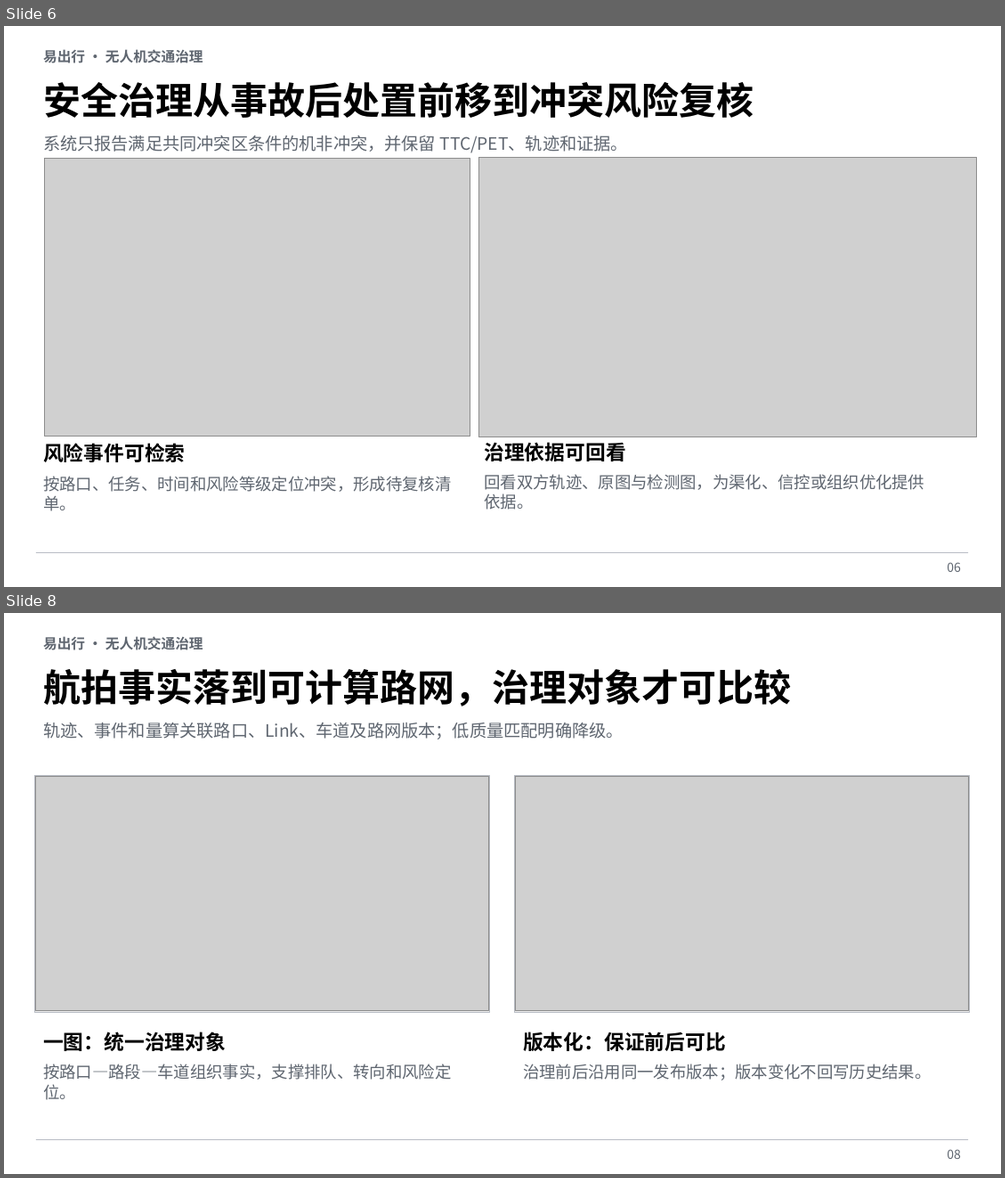
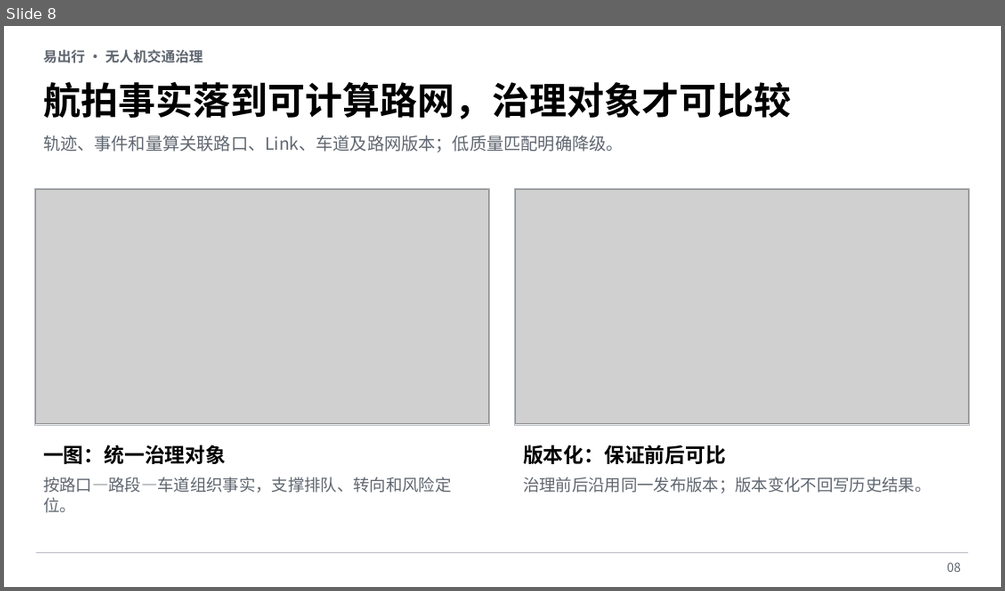
Before and after one commit to fjwangzy/TrafficAnalyzer, a slide deck: docs/generated/易出行无人机交通治理业务成效与试点汇报.pptx. Shown one above the other, each under a label of ours: slides 6 and 8 before the commit, slide 8 after it; the slides between them are not shown. The pictures are 1005x1178 and 1005x591 pixels, drawn with LibreOffice and Linux fonts; fonts in the diff are those of the drawing; grey boxes stand for pictures; background and template pictures are left out. Boxes give left, top, right and bottom in pixels: in the first picture for what was removed or moved away, otherwise in the second. Text is boxed around its words. In the diff, an @@ line names an element or a change of style, - is before the commit and + after.

```diff
--- a/docs/generated/易出行无人机交通治理业务成效与试点汇报.pptx
+++ b/docs/generated/易出行无人机交通治理业务成效与试点汇报.pptx
@@ slide 6 removed at box(4, 26, 1001, 587), background #FFFFFF @@
@@ text removed at box(43, 49, 203, 63) @@
-易出行 · 无人机交通治理
@@ text removed at box(43, 82, 753, 118) @@
-安全治理从事故后处置前移到冲突风险复核
@@ text removed at box(43, 135, 628, 153) @@
-系统只报告满足共同冲突区条件的机非冲突，并保留 TTC/PET、轨迹和证据。
@@ picture removed at box(44, 159, 469, 435) @@
@@ picture removed at box(479, 157, 977, 437) @@
@@ text removed at box(43, 443, 186, 462) @@
-风险事件可检索
@@ text removed at box(484, 442, 626, 461) @@
-治理依据可回看
@@ text removed at box(43, 475, 451, 511) @@
-按路口、任务、时间和风险等级定位冲突，形成待复核清单。
@@ text removed at box(484, 474, 924, 509) @@
-回看双方轨迹、原图与检测图，为渠化、信控或组织优化提供依据。
@@ line removed from (36, 553) to (969, 553) @@
@@ text removed at box(947, 562, 961, 572) @@
-06
```
Also in this commit, not shown: 8 slides changed, 2 slides added, 1 other slide removed, 45 other files.
